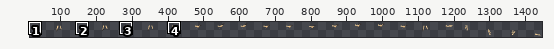
Sprite sheet -- assets/images/arms.png. The first picture is a wide view before the edit; the outline marks the close-up.
Close-up. Before the edit:
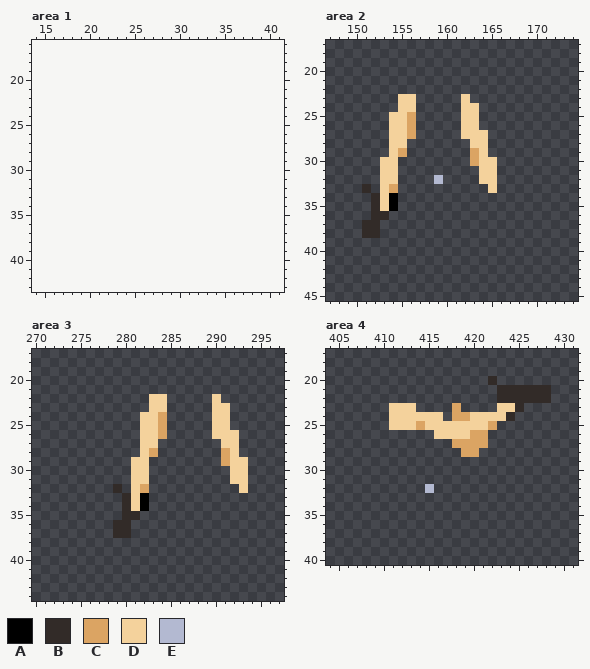
The file is 1408x64 pixels. Shown: area 1: x 14..41, y 16..43; area 2: x 147..174, y 17..45; area 3: x 270..297, y 17..44; area 4: x 404..431, y 17..40. The old version is drawn lined up with the new one, on the new canvas. The wide view leaves out empty margins. The commit also changed other parts of the picture, which this record leaves out.
Palette (. is transparent): A #000000  B #322b28  C #dba463  D #f4d29c  E #b3b9d1
Pixels before, area 2, first column x 151:
23 ....DD.....D...
24 ....DD.....DD..
25 ...DDC.....DD..
26 ...DDC.....DD..
27 ...DDC.....DDD.
28 ...DD.......DD.
29 ...DC.......CD.
30 ..DD........CDD
31 ..DD.........DD
32 ..DD....E....DD
33 B.DC..........D
34 .BDA...........
35 .BDA...........
36 .BB............
37 BB.............
38 BB.............
Pixels before, area 3, first column x 279:
22 ....DD.....D...
23 ....DD.....DD..
24 ...DDC.....DD..
25 ...DDC.....DD..
26 ...DDC.....DDD.
27 ...DD.......DD.
28 ...DC.......CD.
29 ..DD........CDD
30 ..DD.........DD
31 ..DD.........DD
32 B.DC..........D
33 .BDA...........
34 .BDA...........
35 .BB............
36 BB.............
37 BB.............
Pixels before, area 4, first column x 411:
20 ...........B......
21 ............BBBBBB
22 ............BBBBBB
23 DDD....C....DDB...
24 DDDDDD.CCDDDDB....
25 DDDCDDDDDDDC......
26 .....DDDDCC.......
27 .......CCCC.......
28 ........CC........
29 ..................
30 ..................
31 ..................
32 ....E.............
After the commit:
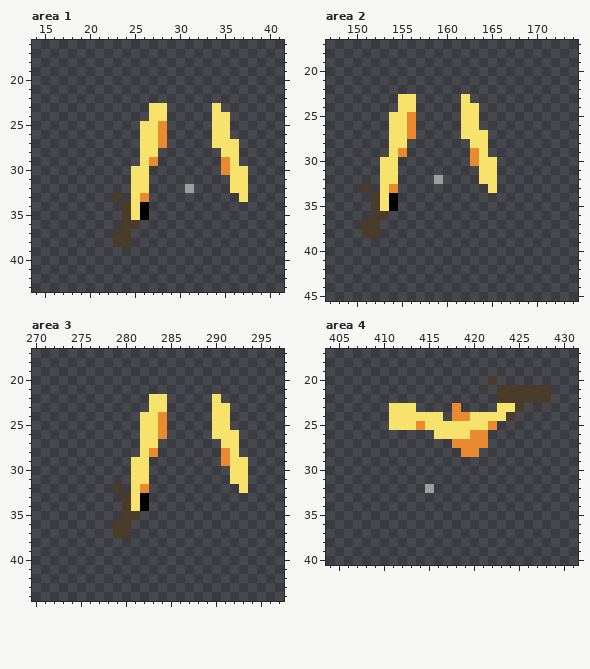
The exact change:
canvas 1408x64 -> 1472x64, the old top-left corner now at 64,0
Colour B changes from #322b28 to #493c2b.
Colour C changes from #dba463 to #eb8931.
Colour D changes from #f4d29c to #f7e26b.
Colour E changes from #b3b9d1 to #9d9d9d.
Area 1:
Colour A is added in rows 34 to 35 at x 26.
Colour B is added in row 33 at x 23; in rows 34 to 35 at x 24; in row 36 at x 24 to 25; in rows 37 to 38 at x 23 to 24.
Colour C is added in rows 25 to 27 at x 28; in row 29 at x 27 and 35; in row 30 at x 35; in row 33 at x 26.
Colour D is added in row 23 at x 27 to 28 and 34; in row 24 at x 27 to 28 and 34 to 35; in rows 25 to 26 at x 26 to 27 and 34 to 35; in row 27 at x 26 to 27 and 34 to 36; in row 28 at x 26 to 27 and 35 to 36; in row 29 at x 26 and 36.
Colour D is added in rows 30 to 32 at x 25 to 26 and 36 to 37; in row 33 at x 25 and 37; in rows 34 to 35 at x 25.
Colour E is added in row 32 at x 31.
Pixel boxes of the changes (left, top, right, bottom) in both close-ups:
added: (113, 103, 194, 247)
added: (212, 103, 248, 202)
changed: (362, 94, 416, 238)
changed: (434, 94, 497, 193)
changed: (113, 394, 167, 538)
changed: (212, 394, 248, 493)
changed: (389, 376, 551, 457)
changed: (425, 484, 434, 493)
